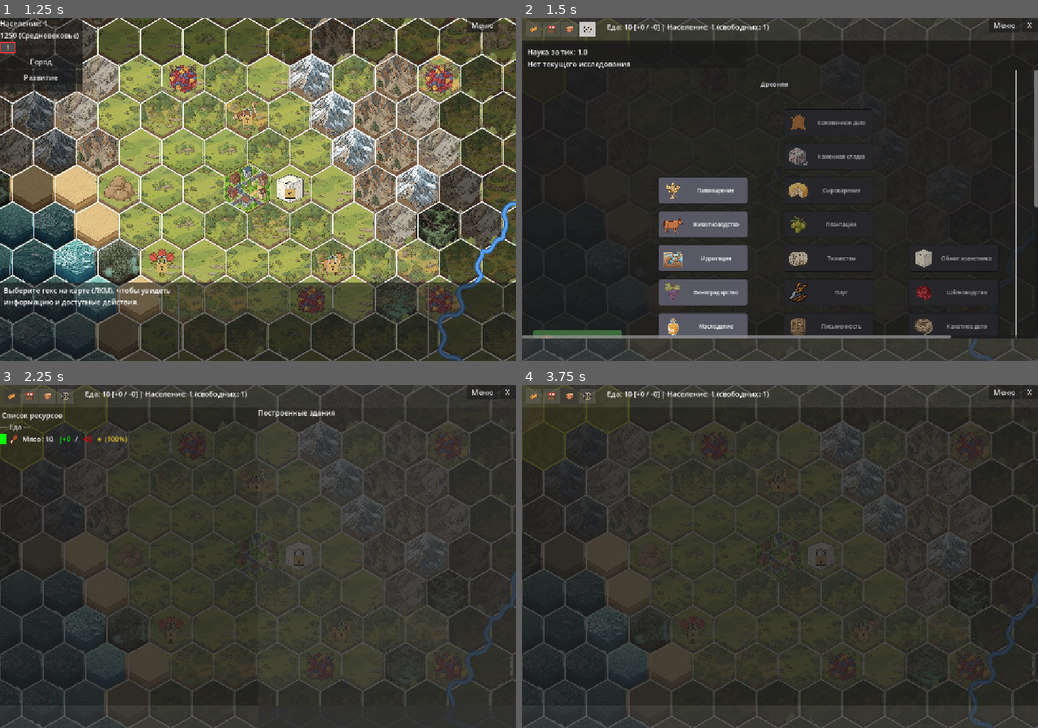
Above: before the commit, frames 1-4 (two rows, left to right).
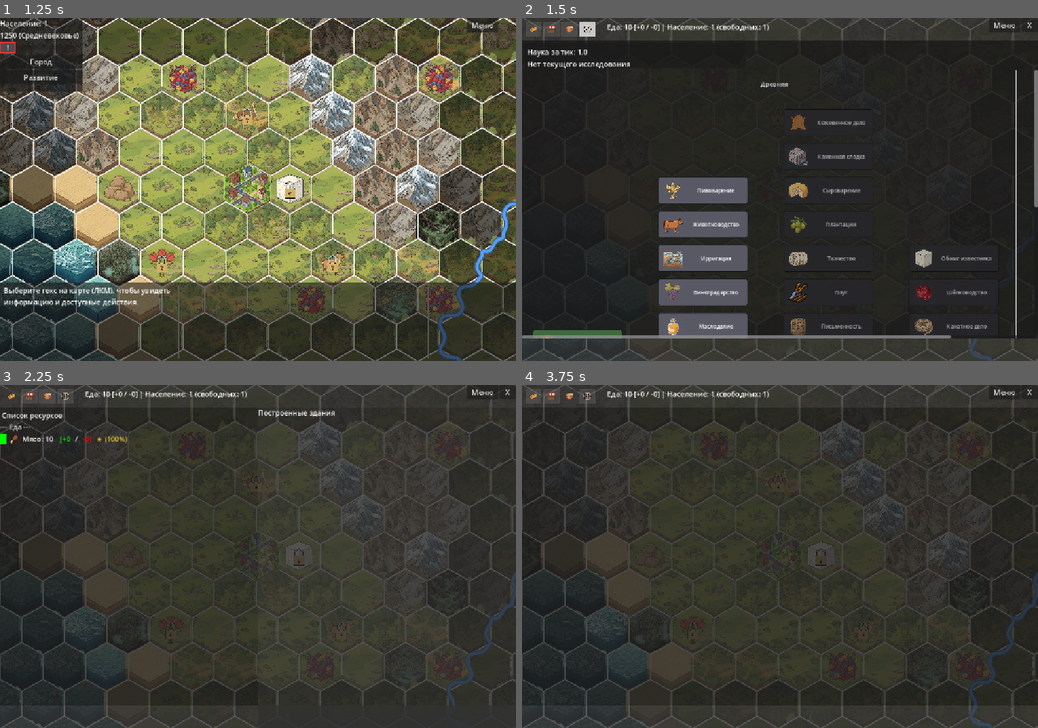
Above: after the commit, the same moments.

Repository: Night-Pryanik/The-City
Game: Godot game, scene res://scenes/main_menu.tscn
Two runs of this game, one before a commit and one after it. Both use one fixed random seed, a clock stepped at 60 frames per second and the inputs below.
Inputs (mouse positions are in pixels of both pictures, inside the frame that each line leads up to):
- Up to frame 1 (1.25 s): click "Новая игра" at 0.5 s
- Up to frame 2 (1.5 s): click (532, 48) at 1.25 s
- Up to frame 3 (2.25 s): click (10, 395) at 2 s
- Up to frame 4 (3.75 s): click (552, 395) at 2.75 s; click (568, 395) at 3.5 s

Frame 1 is identical in both runs. In frame 2, less than 0.1% of the frame differs, in the area x 0-21%, y 0-7%; in frame 3, 0.2%; in frame 4, 0.2%, in the area x 0-21%, y 0-26%.

Commit message:
Выделение гексов на карте не работает сквозь HUD

Diff:
--- a/scripts/InputHandler.gd
+++ b/scripts/InputHandler.gd
@@ -98,9 +98,19 @@
     # управления: клики, перетаскивание, тултипы и скролл не должны проходить
     # сквозь панель к карте. Клавиатурные события (ESC и т.п.) при этом
     # продолжают обрабатываться ниже.
-    if event is InputEventMouse and main_map.control_panel \
-            and main_map.control_panel.get_global_rect().has_point(event.global_position):
-        _hide_tooltip()
+    # Взаимодействие с картой также недоступно, когда курсор находится над
+    # HUD (левый верхний угол): иначе движение мыши через HUD подсвечивает
+    # чанки Региона и всплывают тултипы, а клик по HUD выделяет гекс под ним.
+    # Кнопки HUD при этом продолжают работать: они обрабатываются через GUI-
+    # фазу (pressed / gui_input), независимо от этого обработчика.
+    var over_hud = hud != null and hud.get_global_rect().has_point(event.global_position)
+    if event is InputEventMouse and ((main_map.control_panel \
+            and main_map.control_panel.get_global_rect().has_point(event.global_position)) or over_hud):
+        _hide_tooltip()
+        # Убираем подсветку чанка Региона, оставшуюся от наведения до захода
+        # курсора на панель/HUD.
+        if over_hud:
+            expansion_manager.clear_hovered_chunk()
         return
 
     # Дебаг-меню открыто — блокируем взаимодействие с картой
